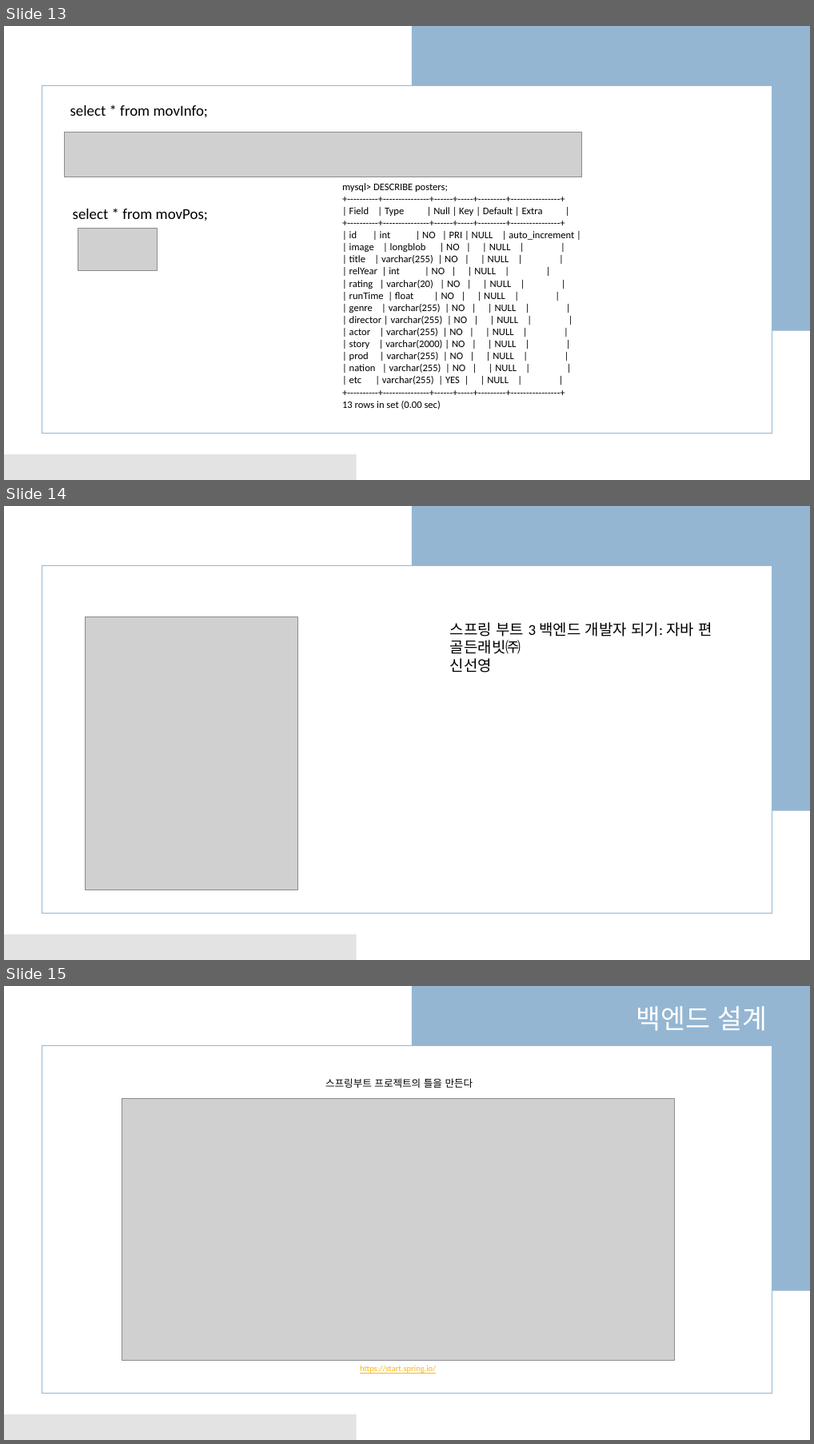
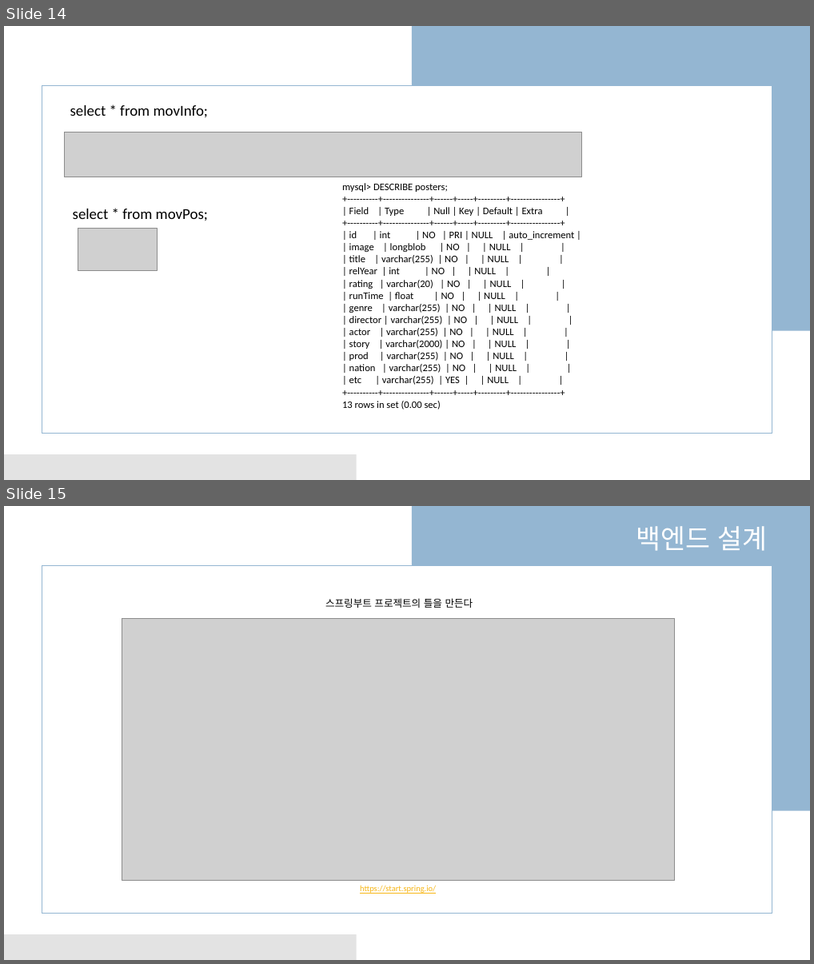
Before and after one commit to business-sixtick/recommend_movie, a slide deck: doc/세종교육_AI프로젝트.pptx. Shown one above the other, each under a label of ours: slides 13, 14 and 15 before the commit, slides 14 and 15 after it. The pictures are 814x1444 and 814x964 pixels, drawn with LibreOffice and Linux fonts; fonts in the diff are those of the drawing; grey boxes stand for pictures. Boxes give left, top, right and bottom in pixels: in the first picture for what was removed or moved away, otherwise in the second. Text is boxed around its words. In the diff, an @@ line names an element or a change of style, - is before the commit and + after.

```diff
--- a/doc/세종교육_AI프로젝트.pptx
+++ b/doc/세종교육_AI프로젝트.pptx
@@ slide 14 removed at [4, 506, 810, 960], background #FFFFFF; not listed: 3 template elements that a slide beside it also shows @@
@@ picture removed at [86, 616, 298, 890] @@
@@ text removed at [450, 622, 712, 672] @@
-스프링 부트 3 백엔드 개발자 되기: 자바 편
-골든래빗㈜
-신선영
@@ what was slide 13 is now slide 14 @@
```
Also in this commit, not shown: 2 slides changed, 1 slide added, 4 other files.
